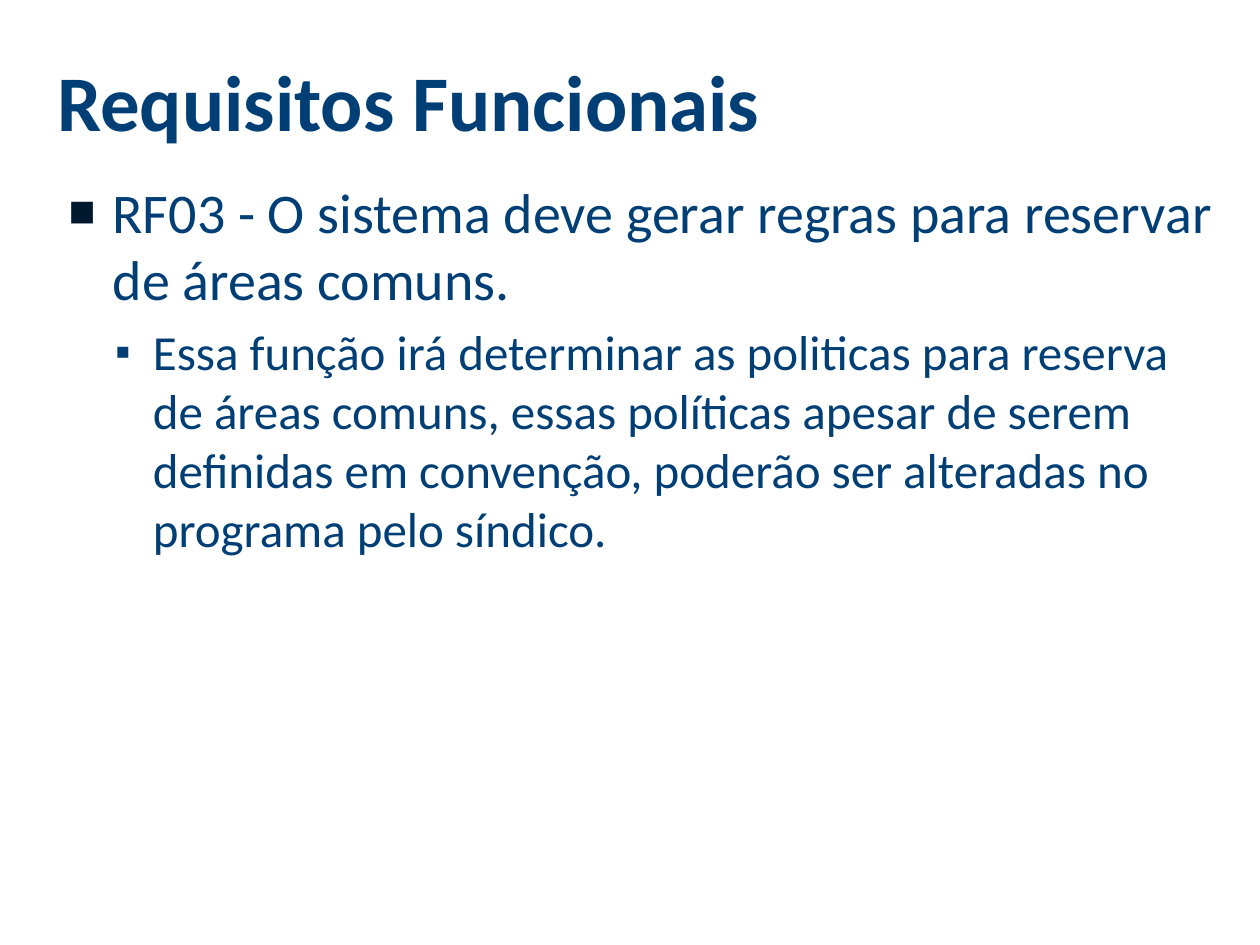
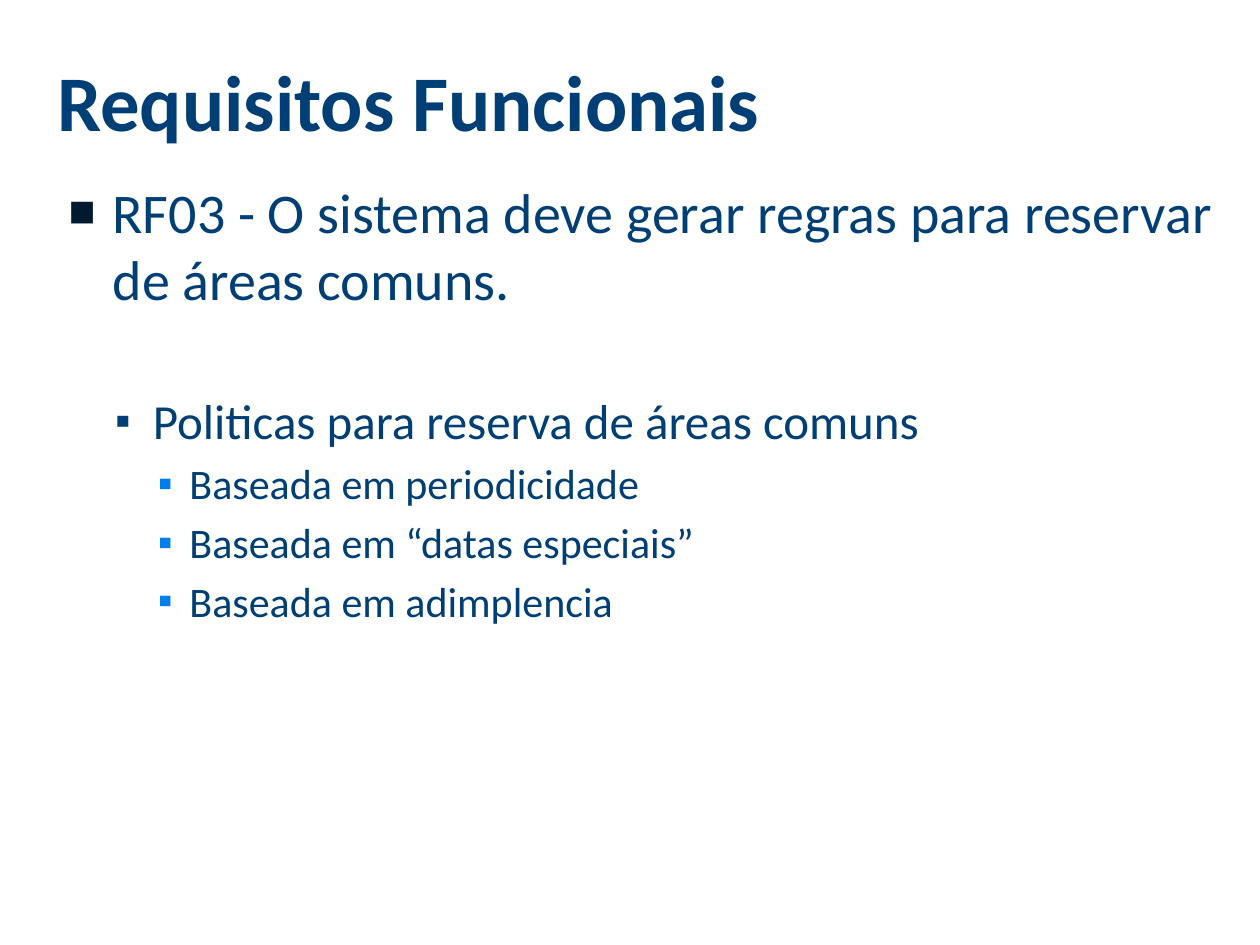
Before and after one commit to viniciussouza1210/Central-Cond, a slide deck: slide 8 of PROPOSTA/Apresentação Proposta - Central Cond.pptx. Drawn at 1260x945 pixels with LibreOffice and Linux fonts; fonts in the diff are those of the drawing; background and template pictures are left out. Boxes give left, top, right and bottom in pixels: in the first picture for what was removed or moved away, otherwise in the second. Text is boxed around its words. In the diff, an @@ line names an element or a change of style, - is before the commit and + after.

```diff
--- a/PROPOSTA/Apresentação Proposta - Central Cond.pptx
+++ b/PROPOSTA/Apresentação Proposta - Central Cond.pptx
@@ text at bbox=[153, 405, 919, 624]: text changed; size 28 to 24 pt @@
-  ▪ Essa função irá determinar as politicas para reserva de áreas comuns, essas políticas apesar de serem definidas em convenção, poderão ser alteradas no programa pelo síndico.
+  ▪ Politicas para reserva de áreas comuns
+    ▪ Baseada em periodicidade
+    ▪ Baseada em “datas especiais”
+    ▪ Baseada em adimplencia
```
Also in this commit, not shown: 10 other slides changed, 2 slides removed.
